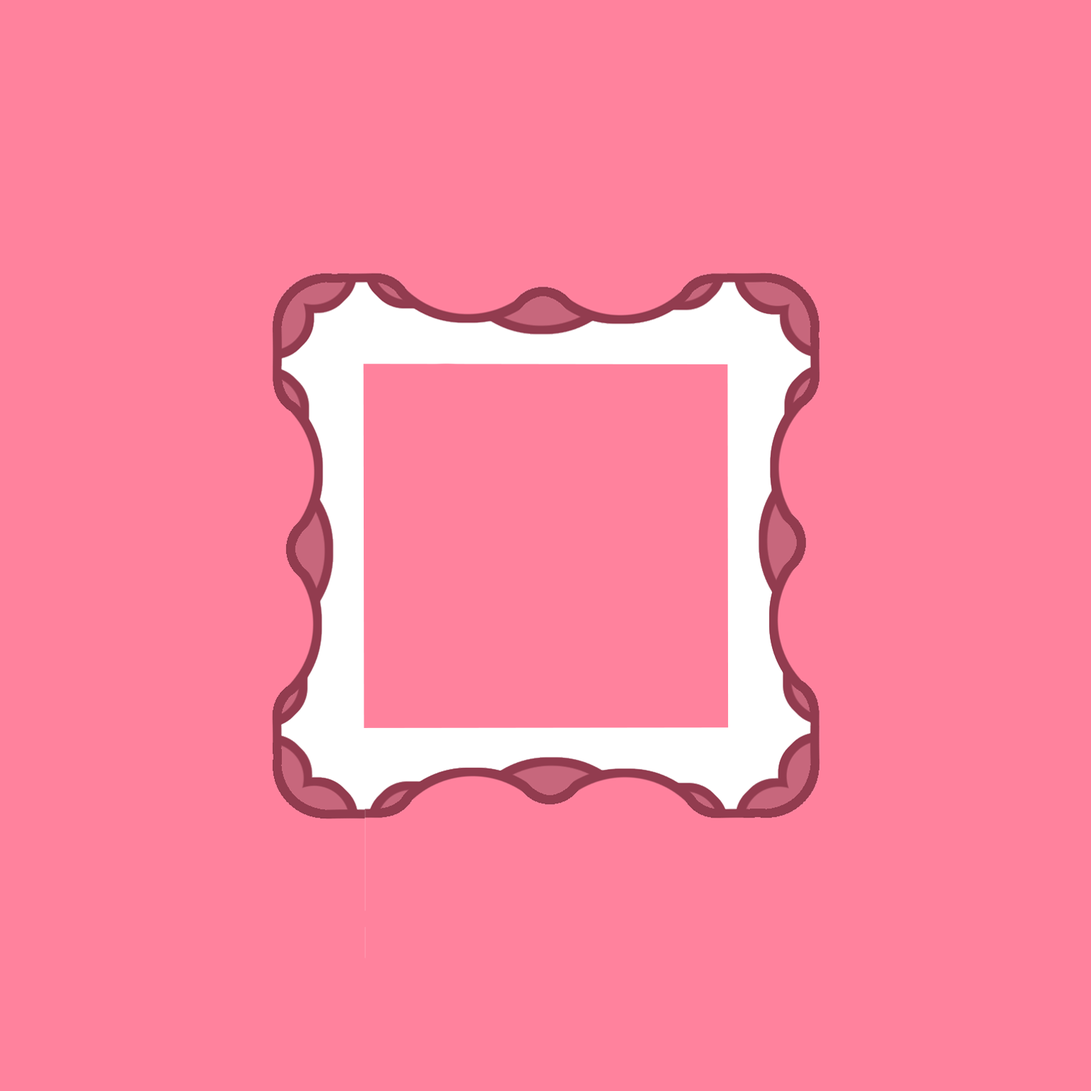
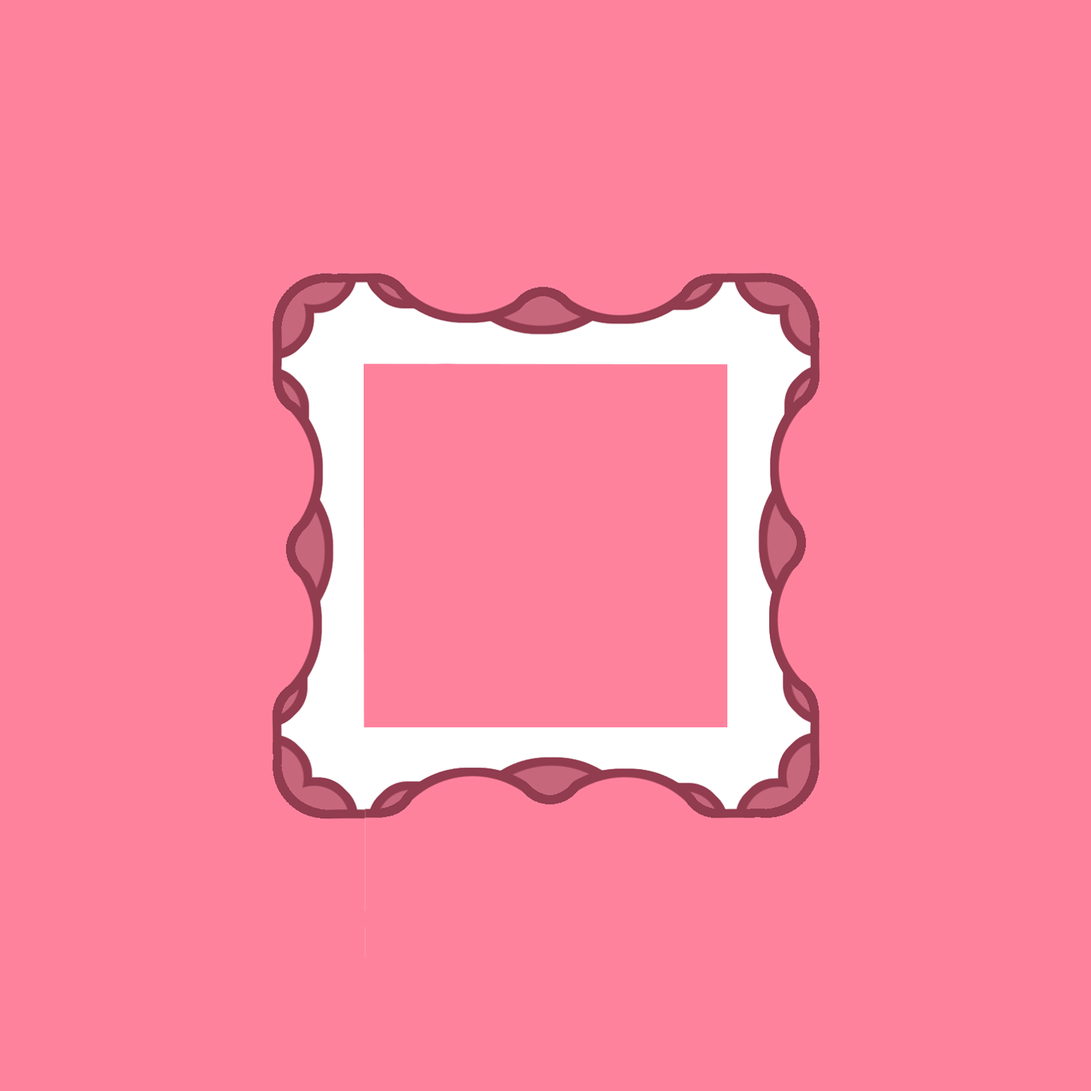
The second 1091 x 1091 image is a revision of the first. Changes to its layers:
painted on "Layer 9" over [363, 363, 730, 729]
